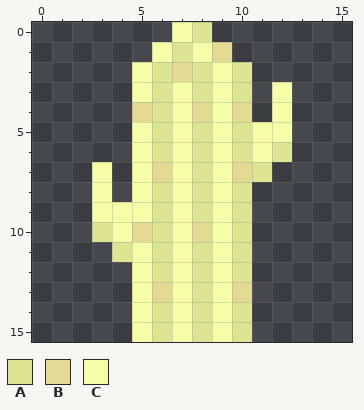
Edited in one commit: pixel-art sprite (default/default_large_cactus_seedling.png). That is the earlier state.
The file is 16x16 pixels.
Palette (. is transparent): A #dbe592  B #e5da94  C #f4ffa7
Pixels before, first column x 3:
 0 ....CA....
 1 ...CACB...
 2 ..CABACA..
 3 ..CACACA.C
 4 ..BACBCB.C
 5 ..CACACACC
 6 ..CACACACA
 7 C.CBCACBA.
 8 C.CACACA..
 9 CCCACACA..
10 ACBACBCA..
11 .ACACACA..
12 ..CACACA..
13 ..CBCACB..
14 ..CACACA..
15 ..CACACA..
The same view after the edit:
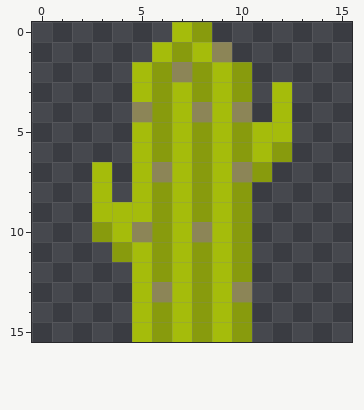
From old to new:
Colour A changes from #dbe592 to #889b0d.
Colour B changes from #e5da94 to #8c8557.
Colour C changes from #f4ffa7 to #a5bc0b.
Changed places in both pictures, as pixel boxes (x1, y1, x2, y2):
changed: (92, 22, 292, 342)
